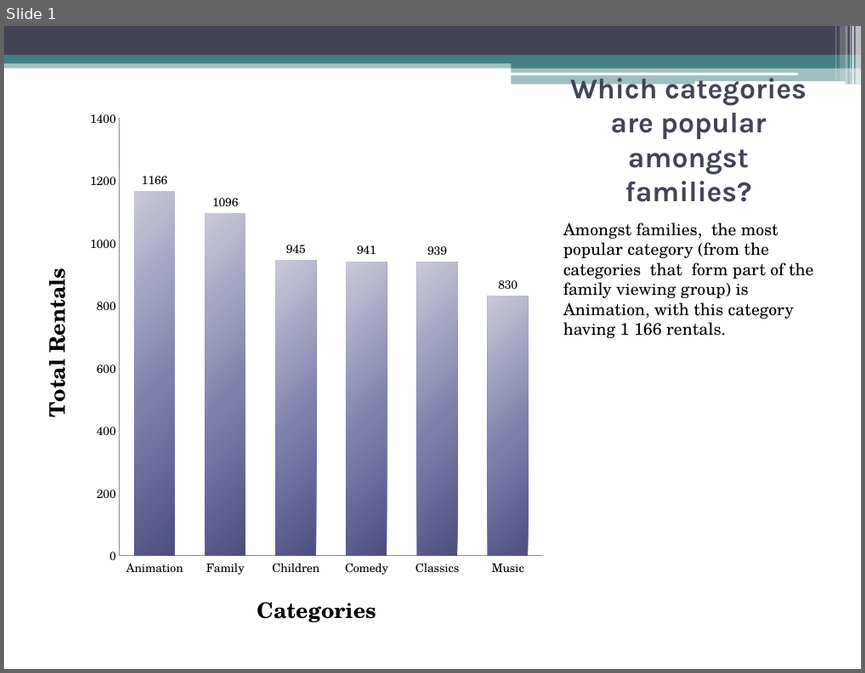
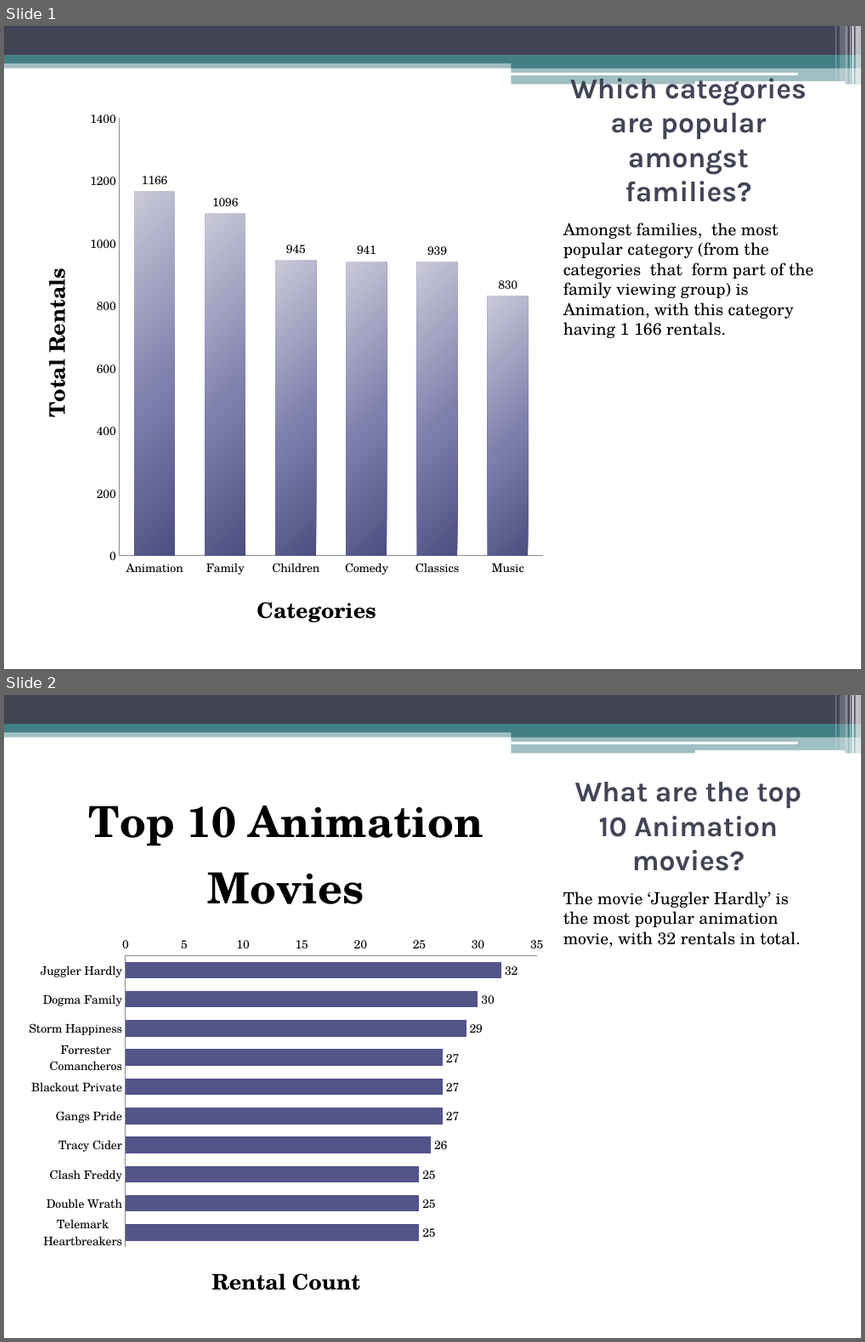
Before and after one commit to RaeezAhmedMoosa/udacity-p4ds-moviesDB, a slide deck: slideshow/movies-db-slideshow.pptx. Shown one above the other, each under a label of ours: slide 1 before the commit, slides 1 and 2 after it. The pictures are 865x673 and 865x1342 pixels, drawn with LibreOffice and Linux fonts; fonts in the diff are those of the drawing. Boxes give left, top, right and bottom in pixels: in the first picture for what was removed or moved away, otherwise in the second. Text is boxed around its words. In the diff, an @@ line names an element or a change of style, - is before the commit and + after.

Commit message:
Add ppt file for Q1A for Question Set 1

```diff
--- a/slideshow/movies-db-slideshow.pptx
+++ b/slideshow/movies-db-slideshow.pptx
@@ slide 2 added at [4,695,861,1338], background #FFFFFF; not listed: 13 template elements that a slide beside it also shows @@
@@ bar chart added at [18,768,554,1316] @@
+title "Top 10 Animation Movies"
+categories: Juggler Hardly, Dogma Family, Storm Happiness, Forrester Comancheros, Blackout Private, Gangs Pride, Tracy Cider, Clash Freddy, Double Wrath, Telemark Heartbreakers
+Series 1: 32, 30, 29, 27, 27, 27, 26, 25, 25, 25
@@ title added at [575,782,801,871], 24 pt, text #424456, bold @@
+What are the top 10 Animation movies?
@@ text added at [563,891,800,947], 14 pt, text #000000 @@
+The movie ‘Juggler Hardly’ is the most popular animation movie, with 32 rentals in total.
```
Also in this commit, not shown: 1 other file.
